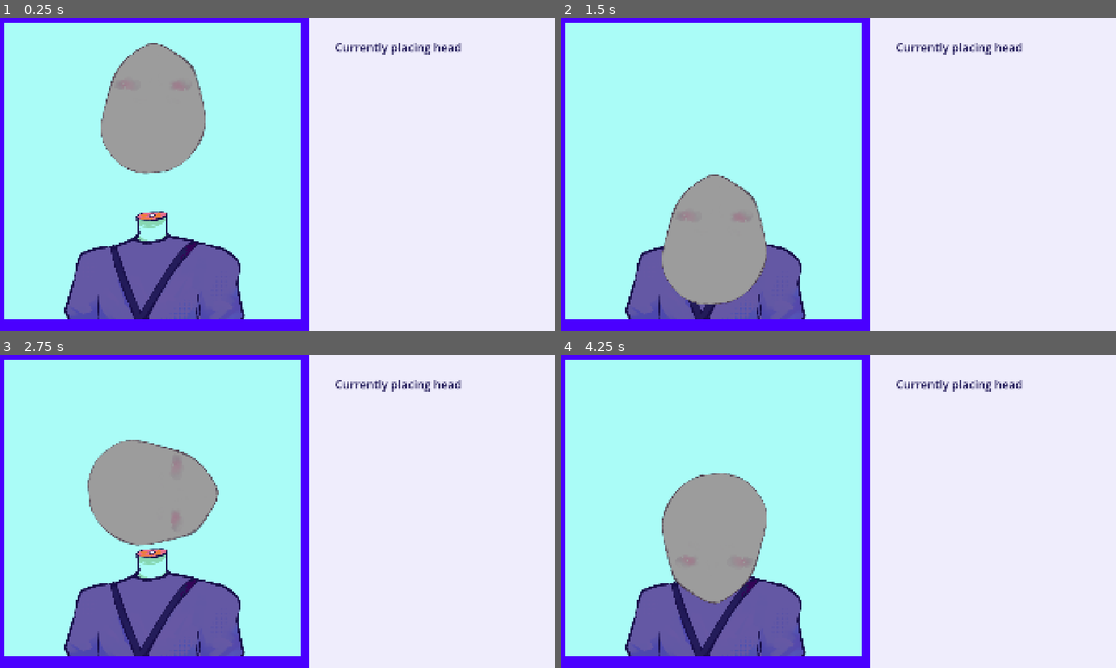
Above: before the commit, frames 1-4 (two rows, left to right).
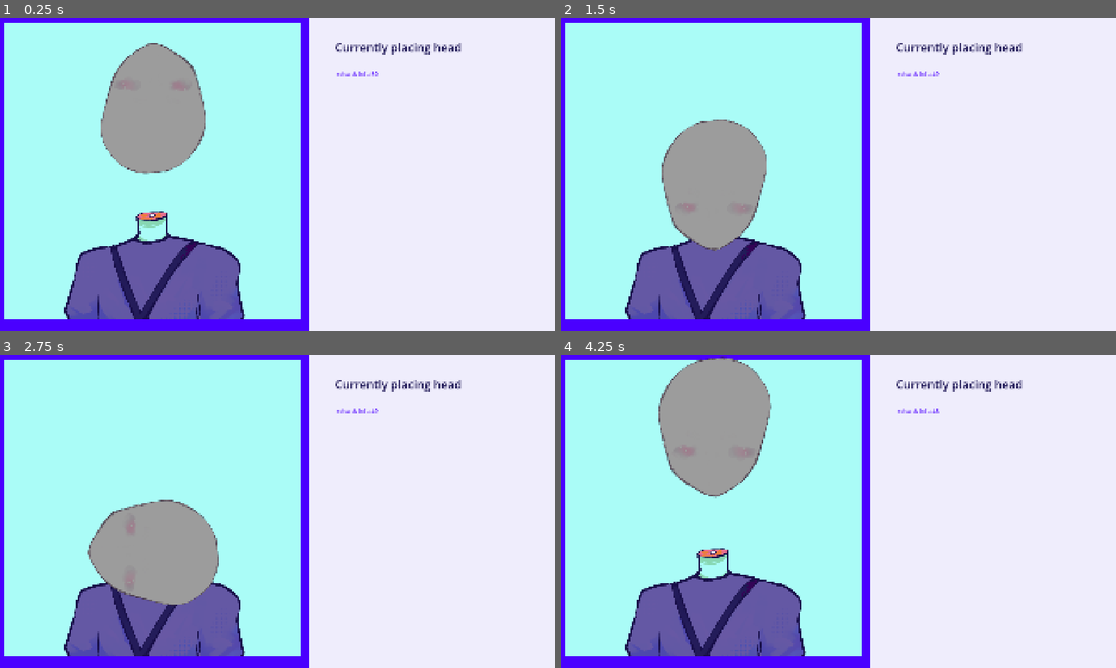
Above: after the commit, the same moments.

Repository: Herbeon/haven-toronto-game
Game: Godot game, scene res://game.tscn
Two runs of this game, one before a commit and one after it. Both use one fixed random seed, a clock stepped at 60 frames per second and the inputs below.
Inputs (mouse positions are in pixels of both pictures, inside the frame that each line leads up to):
- Up to frame 1 (0.25 s): no input
- Up to frame 2 (1.5 s): tap Enter (reload, bound only after the commit) at 0.5 s; move the mouse to (960, 158) at 0.52 s; hold Up 0.53-1.28 s; tap Left (rotate_ccwise) at 0.6 s; click (960, 158) at 0.67 s; move the mouse to (727, 190) at 1.27 s; hold Down from 1.28 s (still down); tap Right (rotate_clockwise) at 1.35 s
- Up to frame 3 (2.75 s): move the mouse to (333, 442) at 2.02 s; release Down at 2.03 s; hold Up from 2.03 s (still down); tap Alt at 2.1 s
- Up to frame 4 (4.25 s): move the mouse to (810, 574) at 2.77 s; tap Shift at 2.85 s; click (810, 574) at 2.92 s; move the mouse to (1005, 558) at 3.52 s; release Up at 3.53 s; hold Down from 3.53 s (still down); tap Left (rotate_ccwise) at 3.6 s; tap Enter (reload, bound only after the commit) at 4.15 s

The runs differ from the first frame. In frame 1, less than 0.1% of the frame differs, in the area x 60-69%, y 17-19%; in frame 2, 7.4%; in frame 3, 8.7%; in frame 4, 12%, in the area x 17-69%, y 0-80%.

Commit message:
a reload feature has been added

Diff:
--- a/havenBounceBack/ear_1.gd
+++ b/havenBounceBack/ear_1.gd
@@ -4,13 +4,16 @@
 signal done_ear
 
 @export var speed = 420
-@export var visual = ["hungri","human","fox"].pick_random() # list of the different ears
+@export var visual = "" # list of the different ears
 
 var placing_ear = false
 var can_be_paused_now = false
 
 
 func start():
+	visual = ["hungri","human","fox"].pick_random()
+	$AnimatedSprite2D.play(visual)
+
 	get_node("CollisionShape2D").disabled = true
 	get_node("CollisionShape2Dbig").disabled = true
 	get_node("CollisionShape2Dsmol").disabled = true
--- a/havenBounceBack/ear_2.gd
+++ b/havenBounceBack/ear_2.gd
@@ -4,13 +4,16 @@
 signal done_ear
 
 @export var speed = 420
-@export var visual = ["hungri","human","fox"].pick_random() # list of the different ears
+@export var visual = "" # list of the different ears
 
 var placing_ear = false
 var can_be_paused_now = false
 
 
 func start():
+	visual = ["hungri","human","fox"].pick_random()
+	$AnimatedSprite2D.play(visual)
+
 	get_node("CollisionShape2D").disabled = true
 	get_node("CollisionShape2Dbig").disabled = true
 	get_node("CollisionShape2Dsmol").disabled = true
@@ -40,7 +43,6 @@
 
 func _ready():
 	velocity = Vector2.ZERO
-	$AnimatedSprite2D.play(visual)
 	# potential for blinking later
 	#$EyeDemo2.material.set_shader_parameter("hihi",0.0)
 #
--- a/havenBounceBack/eye.gd
+++ b/havenBounceBack/eye.gd
@@ -4,15 +4,15 @@
 signal done_eye
 
 @export var speed = 420
-@export var visual = ["normal","frown","cori"].pick_random() # list of the different eyes
+@export var visual = "" # list of the different eyes
 
 var placing_eye = false
 var can_be_paused_now = false
 
 func start():
-	print("eye started")
+	visual = ["normal","frown","cori"].pick_random()
 	placing_eye = true
-	position = get_viewport_rect().size / 2
+	position = Vector2(520,520)
 
 	var direction_x = randf_range(-0.7,0.7)
 	# yay gambling
--- a/havenBounceBack/eye_1.gd
+++ b/havenBounceBack/eye_1.gd
@@ -4,15 +4,17 @@
 signal done_eye
 
 @export var speed = 420
-@export var visual = ["normal","frown","cori","default"].pick_random() # list of the different eyes
+@export var visual = "" # list of the different eyes
 
 var placing_eye = false
 var can_be_paused_now = false
 
 func start():
-	print("eye started")
+	visual = ["normal","frown","cori","default"].pick_random()
+	$AnimatedSprite2D.play(visual)
+	position = Vector2(520,520)
+
 	placing_eye = true
-	position = get_viewport_rect().size / 2
 
 	var direction_x = randf_range(-0.7,0.7)
 	# yay gambling
@@ -25,7 +27,6 @@
 
 func _ready():
 	velocity = Vector2.ZERO
-	$AnimatedSprite2D.play(visual)
 	# potential for blinking later
 	#$EyeDemo2.material.set_shader_parameter("hihi",0.0)
 #
--- a/havenBounceBack/game.gd
+++ b/havenBounceBack/game.gd
@@ -19,6 +19,11 @@
 @onready var ear2 = $ear2
 
 @onready var label = $Control/Label
+@onready var relabel = $Control/Relabel
+
+var reloads_left = 50
+
+@onready var current_part = $torso
 
 # Called when the node enters the scene tree for the first time.
 func _ready() -> void:
@@ -28,26 +33,43 @@
 	ear2.done_ear.connect(ear_2_is_done)
 	new_game()
 
+func _process(float) -> void:
+	if(Input.is_action_just_pressed("reload")):
+		if(reloads_left > 0):
+			current_part.start()
+
+			reloads_left -= 1
+			relabel.text = "reloads left: " + str(reloads_left)
+		else:
+			relabel.text = "no more reloads left lol"
+
 
 func new_game():
 	# a new game. do stuff
 	# skip to eye part
 	torso.start()
 	head.start()
+	current_part = $head
 	label.text = "Currently placing head"
+	relabel.text = "reloads left: " + str(reloads_left)
 
 func head_is_done():
 	label.text = "Currently placing eye"
+	current_part = $eye1
+
 	eye1.start()
 	#print("start 1 eye")
 
 func eye_is_done():
 	label.text = "Currently placing ear"
+	current_part = $ear1
+
 	ear1.start()
 
 
 func ear_is_done():
-	print("helo ear done")
+	current_part = $ear2
+
 	ear2.start()
 
 func ear_2_is_done():
--- a/havenBounceBack/game.tscn
+++ b/havenBounceBack/game.tscn
@@ -12,6 +12,10 @@
 [sub_resource type="LabelSettings" id="LabelSettings_m6jhr"]
 font_size = 40
 font_color = Color(0.13333334, 0.105882354, 0.34901962, 1)
+
+[sub_resource type="LabelSettings" id="LabelSettings_j5wjh"]
+font_size = 20
+font_color = Color(0.2901961, 0, 1, 1)
 
 [sub_resource type="TileSetAtlasSource" id="TileSetAtlasSource_fc0e3"]
 texture = ExtResource("1_e2o6t")
@@ -48,6 +52,15 @@
 offset_bottom = -223.0
 text = "Currently placing: eye"
 label_settings = SubResource("LabelSettings_m6jhr")
+
+[node name="Relabel" type="Label" parent="Control" unique_id=907465893]
+layout_mode = 0
+offset_left = 820.0
+offset_top = -141.0
+offset_right = 912.0
+offset_bottom = -118.0
+text = "reloads left: 5"
+label_settings = SubResource("LabelSettings_j5wjh")
 
 [node name="walls" type="TileMapLayer" parent="." unique_id=1476217744]
 tile_map_data = PackedByteArray("AABAAEEAAAAAAAAAAABAAEIAAAAAAAEAAABBAEEAAAAAAAAAAABBAEIAAAAAAAEAAAA+AEEAAAAAAAAAAAA+AE …(14896 unchanged characters)…
--- a/havenBounceBack/project.godot
+++ b/havenBounceBack/project.godot
@@ -47,6 +47,11 @@
 "events": [Object(InputEventKey,"resource_local_to_scene":false,"resource_name":"","device":-1,"window_id":0,"alt_press …(195 unchanged characters)…
 ]
 }
+reload={
+"deadzone": 0.2,
+"events": [Object(InputEventKey,"resource_local_to_scene":false,"resource_name":"","device":-1,"window_id":0,"alt_pressed":false,"shift_pressed":false,"ctrl_pressed":false,"meta_pressed":false,"pressed":false,"keycode":0,"physical_keycode":4194309,"key_label":0,"unicode":0,"location":0,"echo":false,"script":null)
+]
+}
 
 [physics]
 
